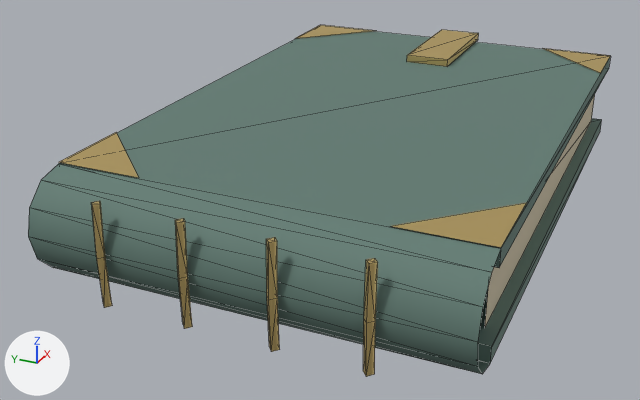
One commit to the FBX model Assets/HollowCurrent/Resources/Castle/BookClosedLarge.fbx: the scene before it, then after it.
The view is the same before and after, from a camera (50 mm lens) standing at (-0.452, -0.165, 0.21) and looking at (-0.035, 0.023, 0.001). Arrows for +X, +Y and +Z are at lower left; the lights stay in place. The first picture is the older version. Mesh edges are drawn as thin lines. Where no turn or scale is listed for an object, it has been applied to the vertices. Vertices at exactly the same position are counted once.

Objects in the first picture: 'BookClosedLarge'.
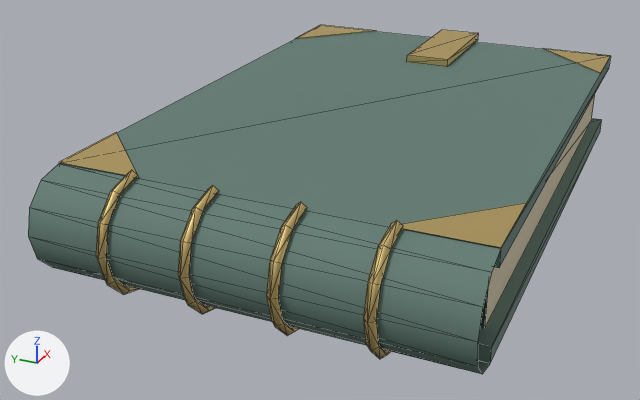
Changed parts and their boxes (x1, y1, x2, y2) in the pictures (640 x 400 px):
'BookClosedLarge', reshaped
    before: (28, 25, 611, 377)
    after: (28, 25, 611, 374)
part 1 of me_bookclosedlarge, reshaped
    before: (92, 201, 378, 377)
    after: (96, 170, 403, 359)

Patch to the scene script:
```diff
--- a/Assets/HollowCurrent/Resources/Castle/BookClosedLarge.fbx.py
+++ b/Assets/HollowCurrent/Resources/Castle/BookClosedLarge.fbx.py
@@ me_bookclosedlarge @@
 # used by ob_bookclosedlarge; location = (0.0, 0.0, 0.0)
-me_bookclosedlarge.from_pydata(...)  # 110 vertices, 142 faces; spans x -0.181..0.157, y -0.105..0.105, z 0.0..0.057
+me_bookclosedlarge.from_pydata(...)  # 174 vertices, 270 faces; spans x -0.18..0.157, y -0.105..0.105, z -0.004..0.057
+# me_bookclosedlarge part 1
+# 44 vertices are removed from x -0.181..-0.175, y -0.065..0.065, z 0.001..0.052
+# 72 faces are deleted
+# 68 vertices are added at x -0.18..-0.149, y -0.066..0.066, z -0.004..0.057
+# 8 new vertices lie (-0.01, 0.0, -0.011) away from vertices in x -0.164, y -0.066..0.066, z 0.051
+# 8 new vertices lie (-0.004, 0.0, -0.014) away from vertices in x -0.174, y -0.066..0.066, z 0.04
+# 8 new vertices lie (0.004, 0.0, -0.014) away from vertices in x -0.178, y -0.066..0.066, z 0.026
+# 8 new vertices lie (0.01, 0.0, -0.01) away from vertices in x -0.174, y -0.066..0.066, z 0.012
+# 8 new vertices lie (0.014, 0.0, -0.004) away from vertices in x -0.164, y -0.066..0.066, z 0.002
+# 200 new faces join them, mat_castle_giltworn (yellow #d4bc7c)
 me_bookclosedlarge.materials.append(mat_castle_bookleatherc)
```
